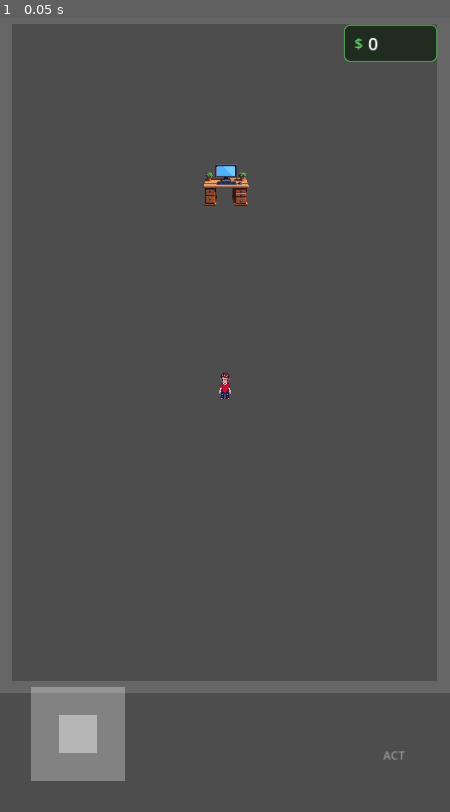
Above: before the commit, frame 1.
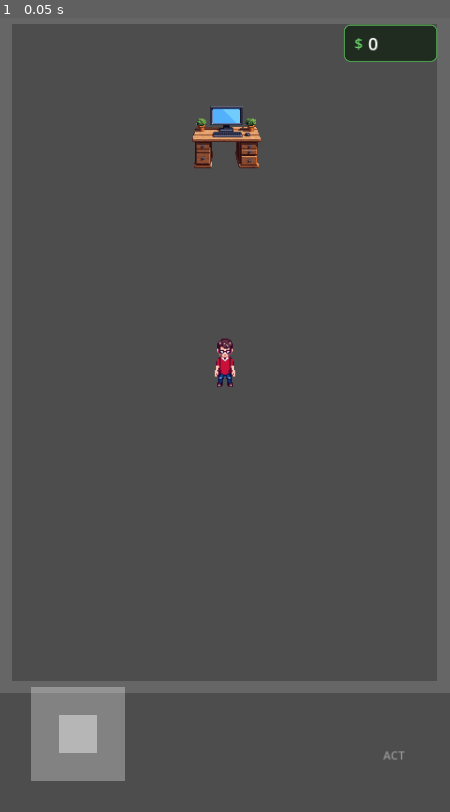
Above: after the commit, the same moment.

Repository: krlz-dev/flame
Game: Godot game, scene res://main.tscn
Two runs of this game, one before a commit and one after it. Both use one fixed random seed, a clock stepped at 60 frames per second and the inputs below.
Inputs:
- Up to frame 1 (0.05 s): no input

The runs differ from the first frame. In frame 1, 1.3% of the frame differs, in the area x 42-58%, y 11-49%.

Commit message:
Fix character size and add Y-sorting for depth
- Scale up player sprite (1.8x) for better visibility
- Scale up desk sprite (1.5x) to match
- Enable y_sort_enabled on World for proper depth ordering
- Offset sprites so their "feet" align with position
- Adjust collision shapes for new scales
- Character now appears in front when below desk, behind when above

🤖 Generated with [Claude Code](https://claude.com/claude-code)

Co-Authored-By: Claude Opus 4.5 <noreply@anthropic.com>

Diff:
--- a/entities/entity_factory.gd
+++ b/entities/entity_factory.gd
@@ -48,15 +48,17 @@
 	var animated_sprite = AnimatedSprite2D.new()
 	animated_sprite.name = "AnimatedSprite2D"
 	animated_sprite.sprite_frames = _create_sprite_frames()
+	animated_sprite.scale = Vector2(1.8, 1.8)  # Scale up character
+	animated_sprite.offset = Vector2(0, -20)  # Offset so feet align with position
 	animated_sprite.play("idle_south")
 	entity.add_child(animated_sprite)
 
 	# Create collision shape
 	var collision_shape = CollisionShape2D.new()
 	var rect_shape = RectangleShape2D.new()
-	rect_shape.size = collision.shape_size
+	rect_shape.size = Vector2(40, 20)  # Wider, shorter for top-down
 	collision_shape.shape = rect_shape
-	collision_shape.position = Vector2(0, 16)  # Offset for feet
+	collision_shape.position = Vector2(0, 10)  # At feet level
 	entity.add_child(collision_shape)
 
 	return entity
@@ -162,13 +164,16 @@
 	var texture = _load_texture("res://assets/objects/desk_pc.png")
 	if texture:
 		desk_sprite.texture = texture
+	desk_sprite.scale = Vector2(1.5, 1.5)  # Scale up desk
+	desk_sprite.offset = Vector2(0, -50)  # Offset so base is at position (for Y-sort)
 	entity.add_child(desk_sprite)
 
-	# Create collision shape
+	# Create collision shape (offset to match visual)
 	var collision_shape = CollisionShape2D.new()
 	var rect_shape = RectangleShape2D.new()
-	rect_shape.size = collision.shape_size
+	rect_shape.size = Vector2(100, 40)
 	collision_shape.shape = rect_shape
+	collision_shape.position = Vector2(0, -30)  # Center of desk body
 	entity.add_child(collision_shape)
 
 	return entity
--- a/world.gd
+++ b/world.gd
@@ -22,6 +22,9 @@
 @onready var money_display: MoneyDisplay = $CanvasLayer/UI/MoneyDisplay
 
 func _ready() -> void:
+	# Enable Y-sorting for proper depth ordering
+	y_sort_enabled = true
+
 	_setup_systems()
 	_create_entities()
 	_connect_signals()
